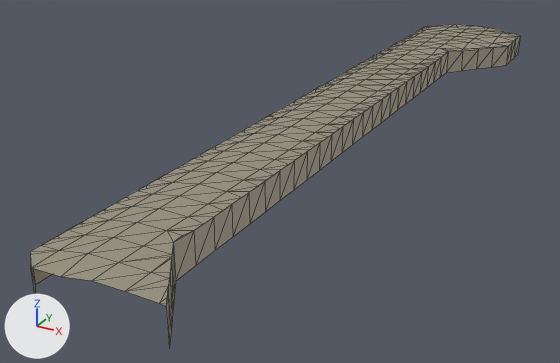
An edit to the glTF model gibraltar/data/build/tiles/T_W4_N6/terrain.glb, drawn before and after from the same camera.
Both versions are drawn from a camera (50 mm lens) standing at (493.4, -59.5, 50.1) and looking at (423.3, 67.9, -13.6). Every picture has the same lights, and +X, +Y and +Z are marked at lower left. The first picture is the older version. Mesh edges are drawn as thin lines. Vertices at exactly the same position are counted once.

Script lines for the objects in view, before the commit:
```python
me_t_w4_n6_terrain = bpy.data.meshes.new('T_W4_N6_terrain')
me_t_w4_n6_terrain.from_pydata(...)  # 404 vertices, 514 faces; spans x 422.0..449.0, y 0.0..162.0, z -4.0..2.0
# faces by material slot: [364, 150]
me_t_w4_n6_terrain.materials.append(mat_m_terrain)
me_t_w4_n6_terrain.materials.append(mat_m_cliff)
ob_t_w4_n6_terrain = bpy.data.objects.new('T_W4_N6_terrain', me_t_w4_n6_terrain)
ob_t_w4_n6_terrain.location = (0.0, 0.0, 0.0)
```
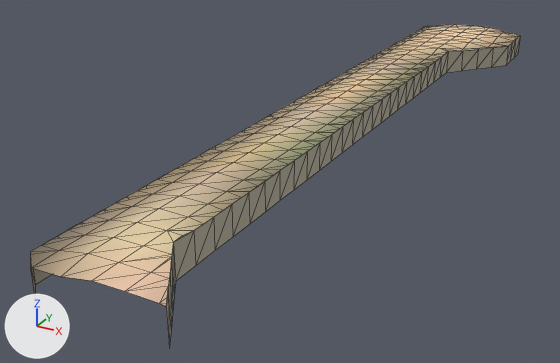
Boxes [x1, y1, x2, y2] around the edits, measured in the pictures (560 x 363 px):
part 1 of me_t_w4_n6_terrain, recoloured
    both: [32, 24, 518, 306]
part 2 of me_t_w4_n6_terrain, recoloured
    both: [31, 24, 520, 268]
part 3 of me_t_w4_n6_terrain, recoloured
    both: [30, 124, 265, 267]

Patch to the scene script:
```diff
--- a/gibraltar/data/build/tiles/T_W4_N6/terrain.glb.py
+++ b/gibraltar/data/build/tiles/T_W4_N6/terrain.glb.py
@@ me_t_w4_n6_terrain @@
 me_t_w4_n6_terrain.from_pydata(...)  # 404 vertices, 514 faces; spans x 422.0..449.0, y 0.0..162.0, z -4.0..2.0
 # used by ob_t_w4_n6_terrain; location = (0.0, 0.0, 0.0)
+# me_t_w4_n6_terrain part 1: 205 faces centred in x 424.0..448.0, y 0.0..162.0, z 1.0..2.0 are repainted in the vertex colours; the middle colour goes from yellow #999280 to beige #d7bc99
+# me_t_w4_n6_terrain part 2: 128 faces centred in x 423.0..449.0, y 3.0..158.0, z 1.0..2.0 are repainted in the vertex colours; the middle colour goes from yellow #999280 to beige #a49477
+# me_t_w4_n6_terrain part 3: 31 faces centred in x 423.0..449.0, y 1.0..158.0, z 1.0 are repainted in the vertex colours; the middle colour goes from yellow #999280 to brown #918168
 me_t_w4_n6_terrain.materials.append(mat_m_terrain)
```
